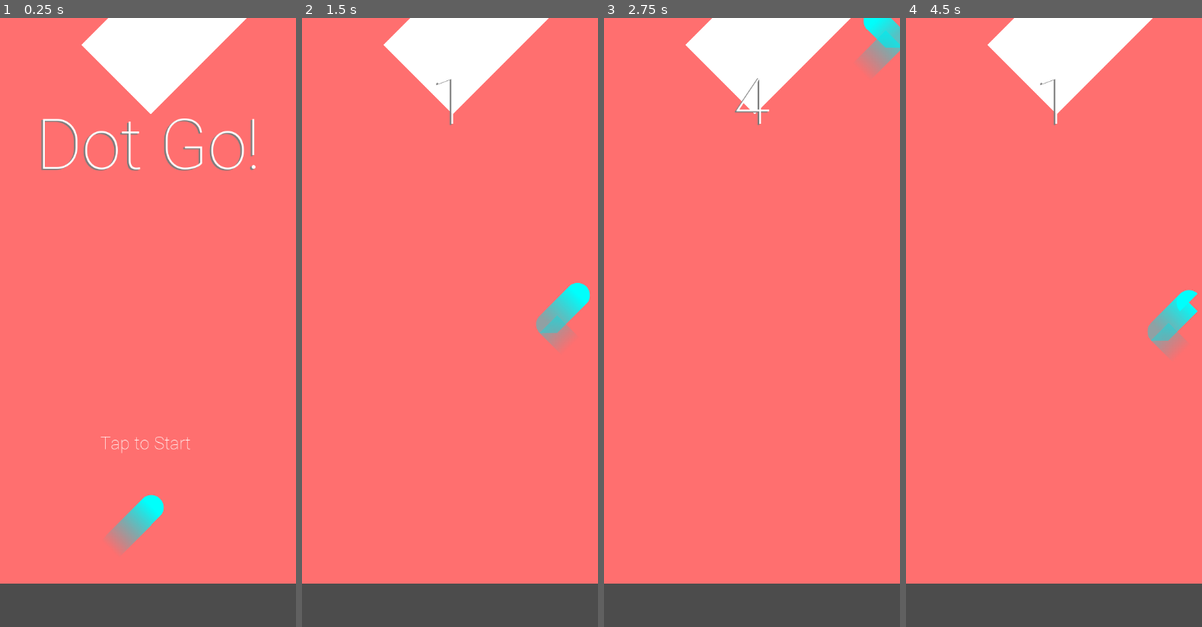
Above: before the commit, frames 1-4 (left to right).
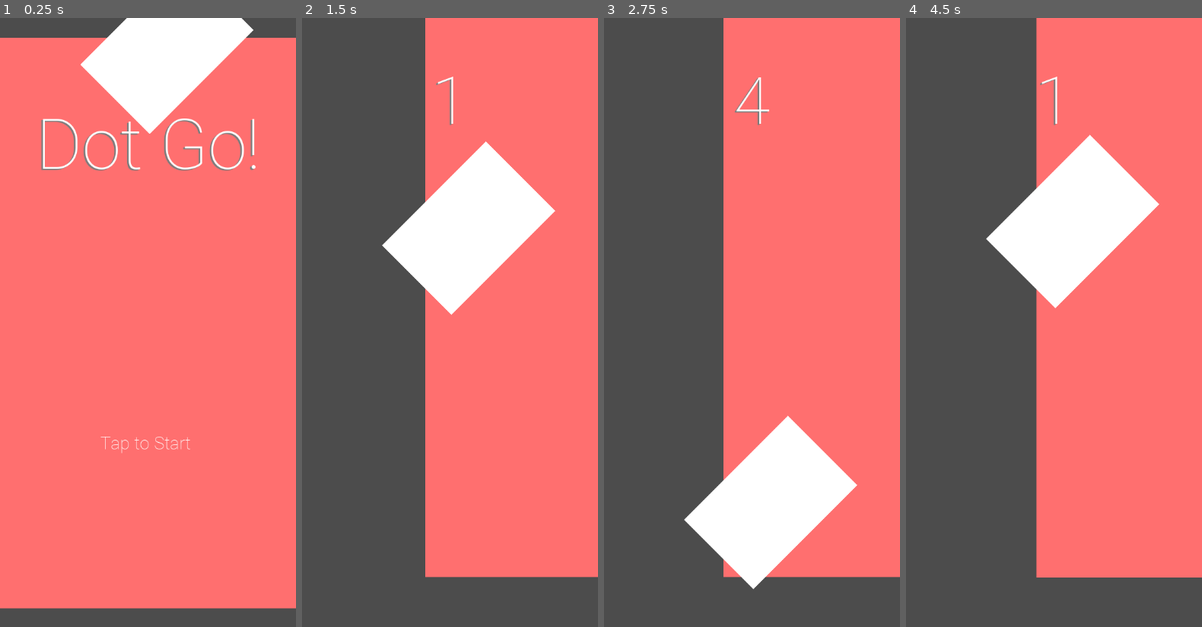
Above: after the commit, the same moments.

Repository: Arivval/Game-Project
Game: Godot game, scene res://main_scene.tscn
The game is run twice, just before and just after one commit, with the same random seed, the same clock (stepped at 60 frames per second) and the same inputs.
Inputs (mouse positions are in pixels of both pictures, inside the frame that each line leads up to):
- Up to frame 1 (0.25 s): no input
- Up to frame 2 (1.5 s): click "Tap to Start" at 0.5 s; tap Space (switch_direction) at 1.35 s
- Up to frame 3 (2.75 s): tap Space (switch_direction) at 2.1 s
- Up to frame 4 (4.5 s): tap Space (switch_direction) at 2.85, 4.35 s; click (1119, 352) at 3.5 s

The runs differ from the first frame. In frame 1, 8.8% of the frame differs, in the area x 0-100%, y 0-97%; in frame 2, 51%; in frame 3, 50%; in frame 4, 53%, in the area x 0-100%, y 0-93%.

Commit message:
added camera lock with smoothing

Diff:
--- a/main_scene.tscn
+++ b/main_scene.tscn
@@ -42,19 +42,6 @@
 
 [node name="Node2D" type="Node2D"]
 script = ExtResource( 4 )
-
-[node name="ColorRect" type="ColorRect" parent="."]
-anchor_right = 1.0
-anchor_bottom = 1.0
-margin_left = 0.228287
-margin_right = 542.228
-margin_bottom = 1031.0
-grow_horizontal = 2
-grow_vertical = 2
-color = Color( 1, 0.439216, 0.439216, 1 )
-__meta__ = {
-"_edit_use_anchors_": false
-}
 
 [node name="trailing_tail" type="Line2D" parent="."]
 position = Vector2( 276, 892 )
@@ -76,6 +63,29 @@
 
 [node name="CollisionShape2D" type="CollisionShape2D" parent="Player"]
 shape = SubResource( 2 )
+
+[node name="Camera2D" type="Camera2D" parent="Player"]
+position = Vector2( -4, -337 )
+offset = Vector2( 0, -36 )
+current = true
+limit_left = 542
+limit_right = 542
+smoothing_enabled = true
+smoothing_speed = 7.0
+
+[node name="ColorRect" type="ColorRect" parent="Player/Camera2D"]
+anchor_right = 1.0
+anchor_bottom = 1.0
+margin_left = -271.772
+margin_top = -555.0
+margin_right = 270.228
+margin_bottom = 485.0
+grow_horizontal = 2
+grow_vertical = 2
+color = Color( 1, 0.439216, 0.439216, 1 )
+__meta__ = {
+"_edit_use_anchors_": false
+}
 
 [node name="ReflectiveWallLeft" type="Area2D" parent="."]
 collision_layer = 2
